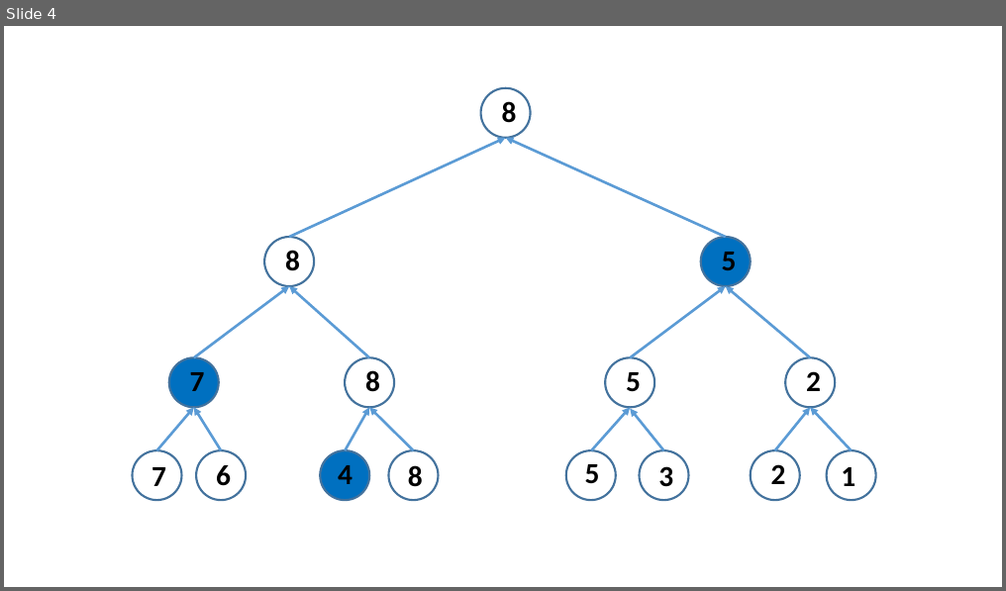
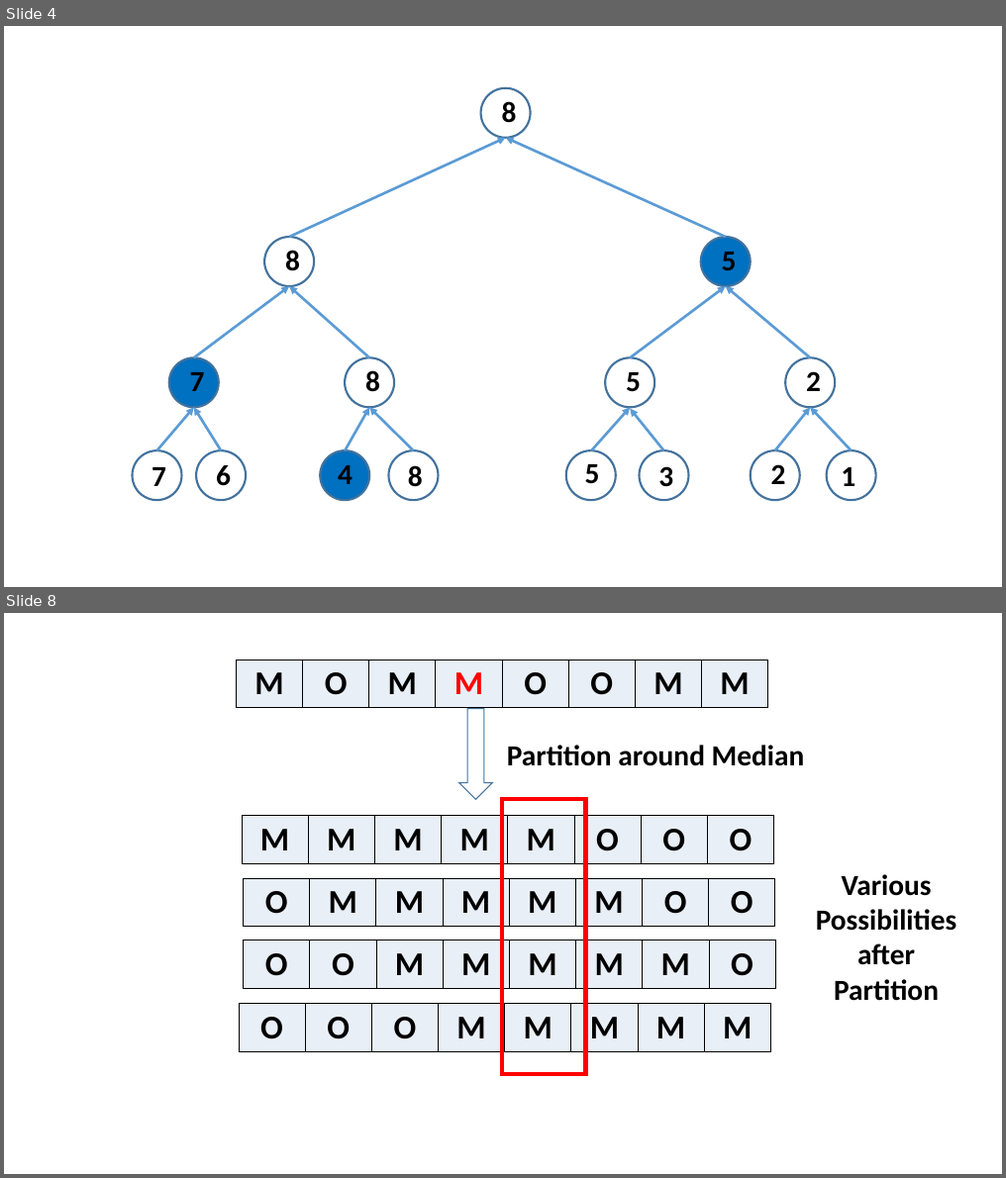
Before and after one commit to saravanan-thirumuruganathan/cse5311Fall2014, a slide deck: slides/4_OrderStatistics/figures.pptx. Shown one above the other, each under a label of ours: slide 4 before the commit, slides 4 and 8 after it; the slides between them are not shown. The pictures are 1006x591 and 1006x1178 pixels, drawn with LibreOffice and Linux fonts; fonts in the diff are those of the drawing. Boxes give left, top, right and bottom in pixels: in the first picture for what was removed or moved away, otherwise in the second. Text is boxed around its words. In the diff, an @@ line names an element or a change of style, - is before the commit and + after.

```diff
--- a/slides/4_OrderStatistics/figures.pptx
+++ b/slides/4_OrderStatistics/figures.pptx
@@ slide 8 added at [4,613,1002,1174], background #FFFFFF @@
@@ table added at [236,660,769,707], 1 rows, 8 columns @@
+M | O | M | M | O | O | M | M
@@ down arrow added at [459,709,492,799], outline #43739E 1 pt @@
@@ text added at [507,745,805,766], 28 pt, text #000000, bold @@
+Partition around Median
@@ table added at [242,816,775,863], 1 rows, 8 columns @@
+M | M | M | M | M | O | O | O
@@ rectangle added at [503,799,586,1074], outline #FF0000 4 pt @@
@@ table added at [243,878,776,926], 1 rows, 8 columns @@
+O | M | M | M | M | M | O | O
@@ text added at [816,874,957,1001], 28 pt, text #000000, bold @@
+Various Possibilities after Partition
@@ table added at [244,940,776,987], 1 rows, 8 columns @@
+O | O | M | M | M | M | M | O
@@ table added at [239,1004,771,1051], 1 rows, 8 columns @@
+O | O | O | M | M | M | M | M
```
Also in this commit, not shown: 3 slides changed, 20 other files.
